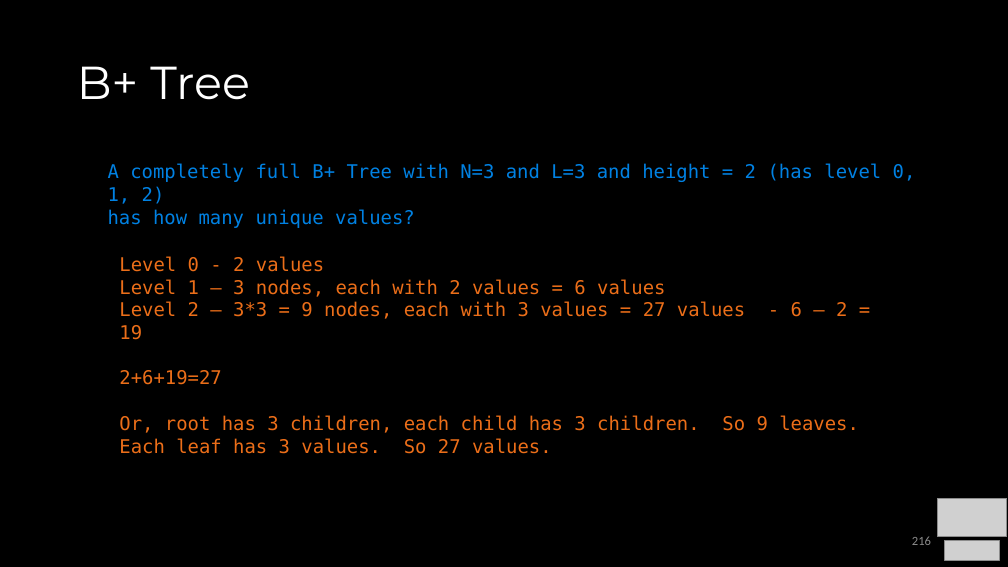
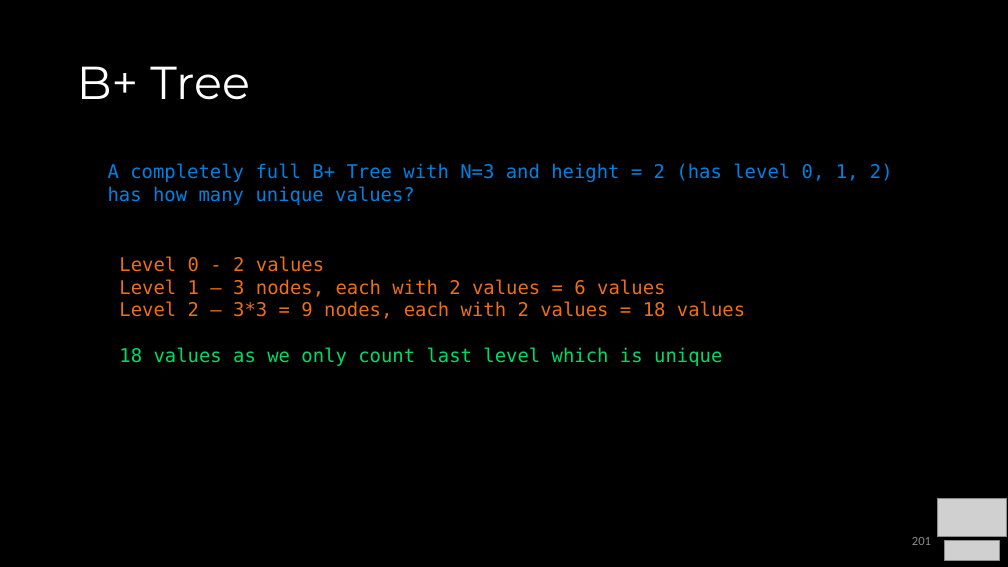
Before and after one commit to COP3530/Instructional-Content, a slide deck: slide 201 of Slides/Slides-PPT/4 - Balanced Trees.pptx (slide 216 before the commit). Drawn at 1008x567 pixels with LibreOffice and Linux fonts; fonts in the diff are those of the drawing; grey boxes stand for pictures. Boxes give left, top, right and bottom in pixels: in the first picture for what was removed or moved away, otherwise in the second. Text is boxed around its words. In the diff, an @@ line names an element or a change of style, - is before the commit and + after.

```diff
--- a/Slides/Slides-PPT/4 - Balanced Trees.pptx
+++ b/Slides/Slides-PPT/4 - Balanced Trees.pptx
@@ text at [108,163,893,182]: text changed @@
-A completely full B+ Tree with N=3 and L=3 and height = 2 (has level 0, 1, 2)
+A completely full B+ Tree with N=3 and height = 2 (has level 0, 1, 2)
@@ text at [119,301,745,366]: text changed; text colour #EB6E19 to #00DA63 @@
-Level 2 – 3*3 = 9 nodes, each with 3 values = 27 values - 6 – 2 = 19
-2+6+19=27
-Or, root has 3 children, each child has 3 children. So 9 leaves. Each leaf has 3 values. So 27 values.
+Level 2 – 3*3 = 9 nodes, each with 2 values = 18 values
+18 values as we only count last level which is unique
@@ page number at [912,537,931,545]: text changed @@
-216
+201
```
Also in this commit, not shown: 26 other slides changed, 3 slides added, 3 slides removed, 1 other file.
